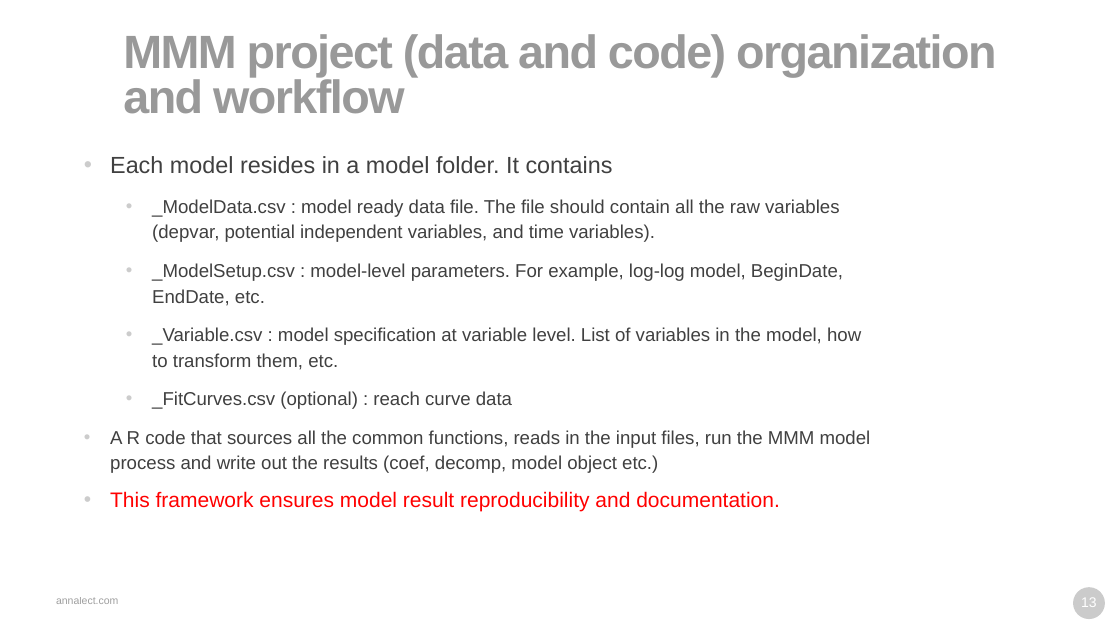
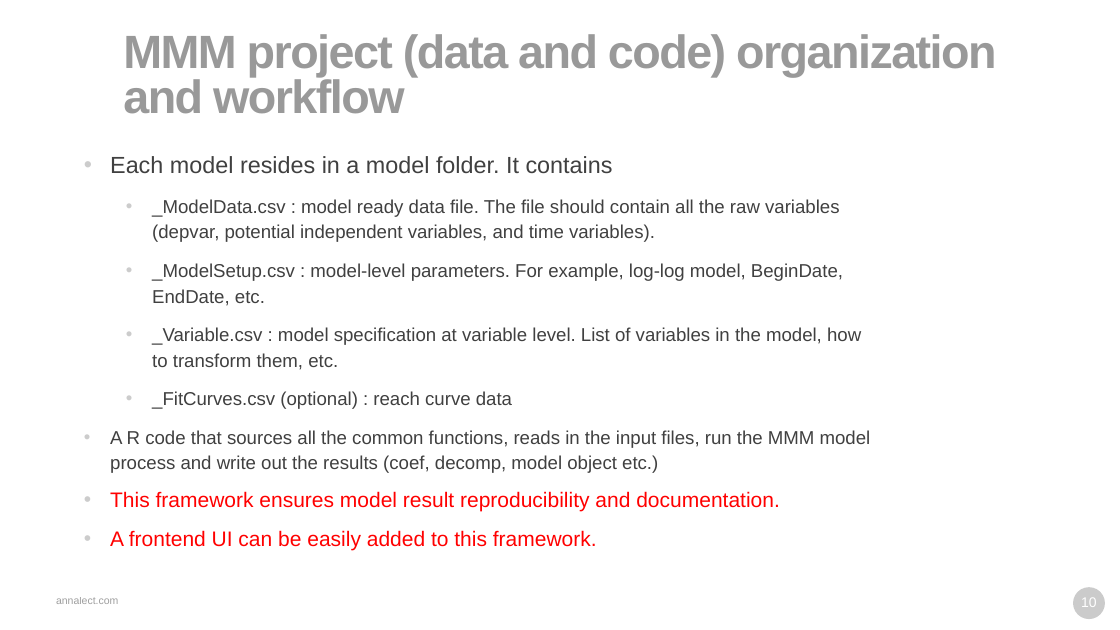
Before and after one commit to omgchdata/mmm_usa_codebase, a slide deck: slide 10 of msmp/doc/annalect - mmm 20191206.pptx (slide 13 before the commit). Drawn at 1120x630 pixels with LibreOffice and Linux fonts; fonts in the diff are those of the drawing; background and template pictures are left out. Boxes give left, top, right and bottom in pixels: in the first picture for what was removed or moved away, otherwise in the second. Text is boxed around its words. In the diff, an @@ line names an element or a change of style, - is before the commit and + after.

```diff
--- a/msmp/doc/annalect - mmm 20191206.pptx
+++ b/msmp/doc/annalect - mmm 20191206.pptx
@@ text at [110,530,597,550]: paragraph added @@
+• A frontend UI can be easily added to this framework.
@@ page number at [1081,598,1097,607]: text changed @@
-13
+10
```
Also in this commit, not shown: 4 other slides changed, 13 other files.
